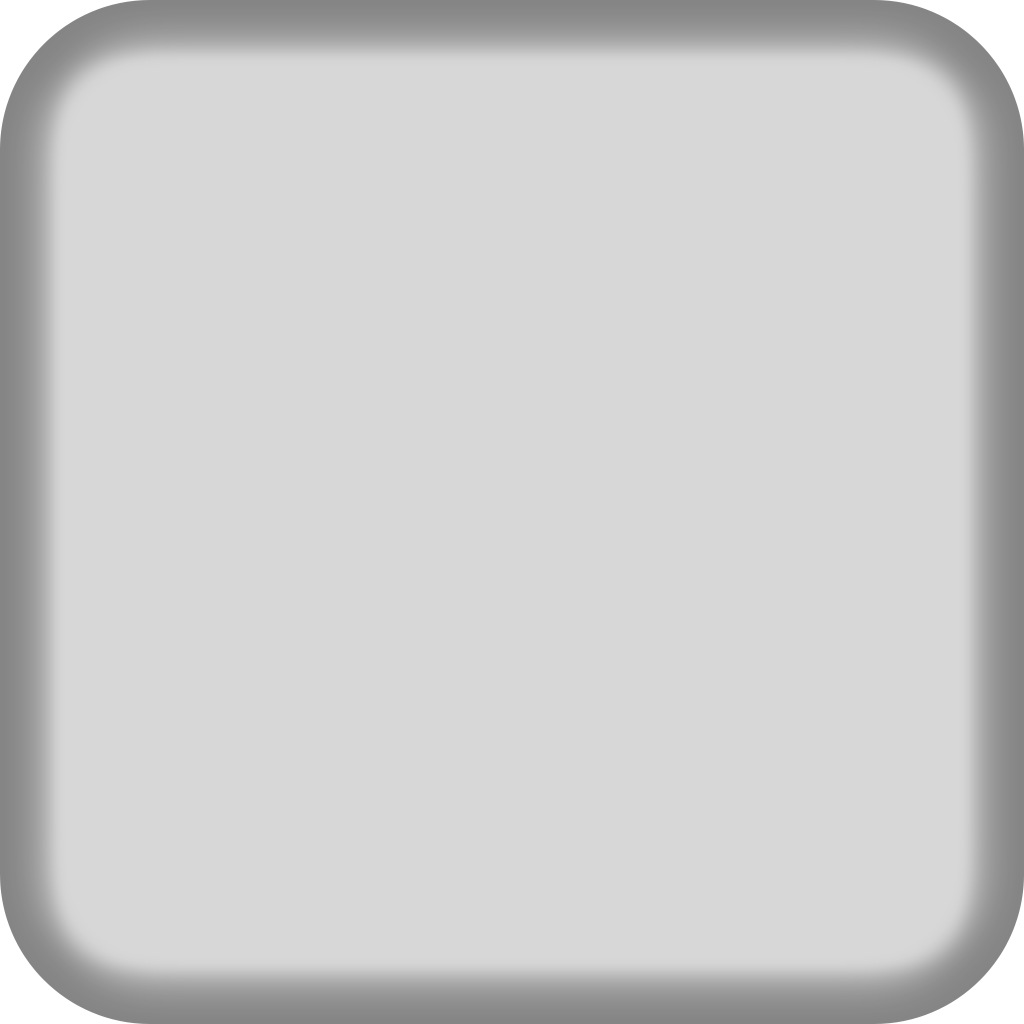
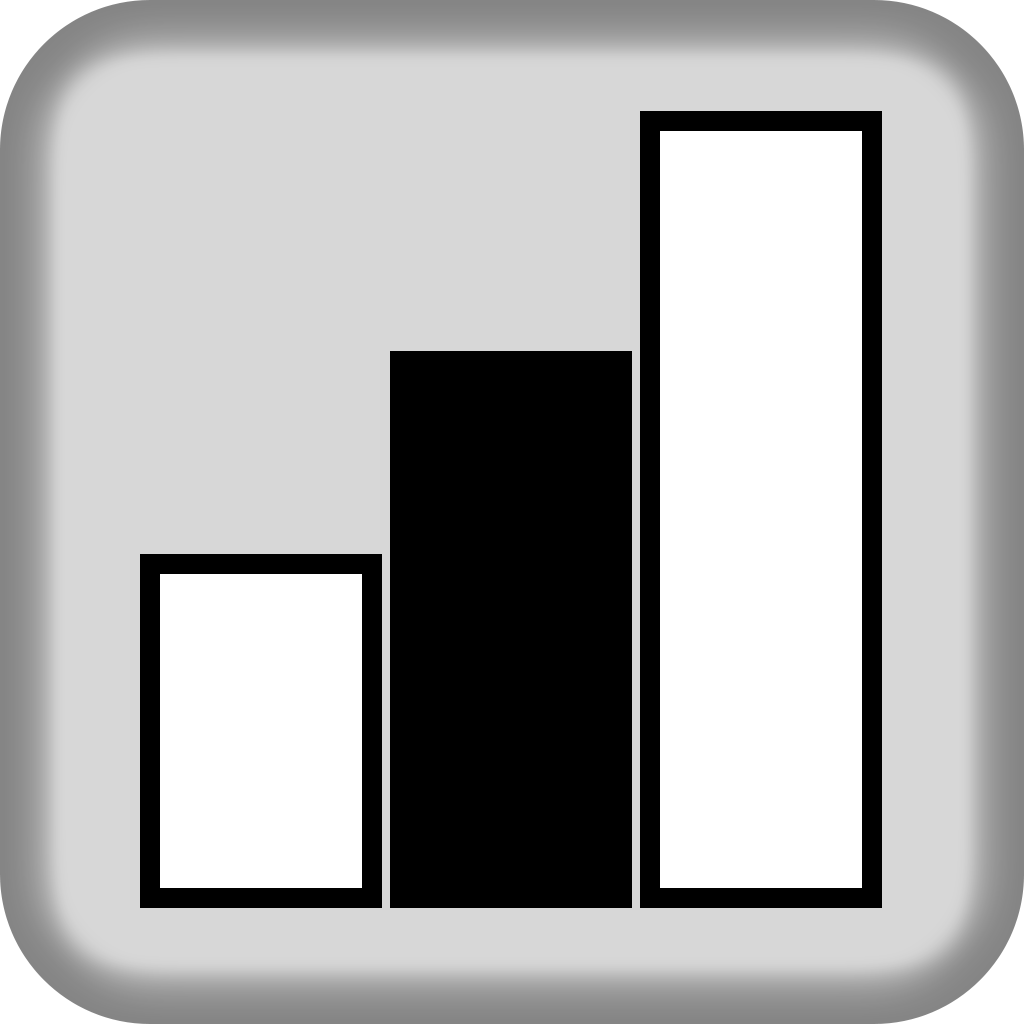
The second w=1024, h=1024 image is a revision of the first. Changes to its layers:
showed "Stats Bars" over [140, 111, 882, 908]
